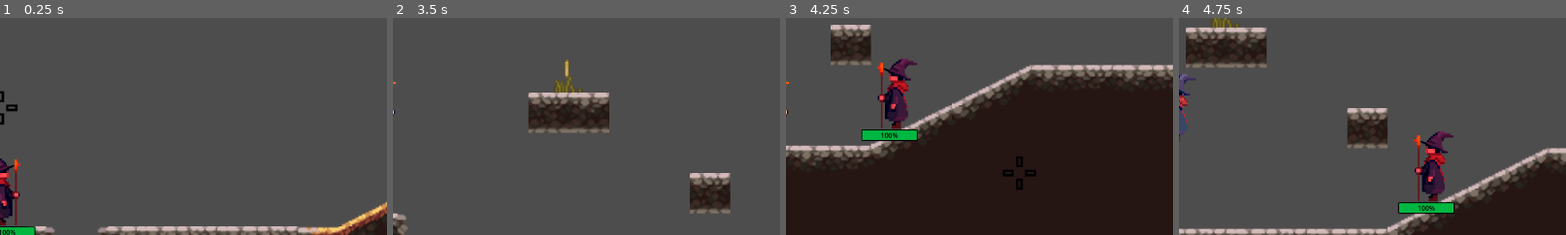
Above: before the commit, frames 1-4 (left to right).
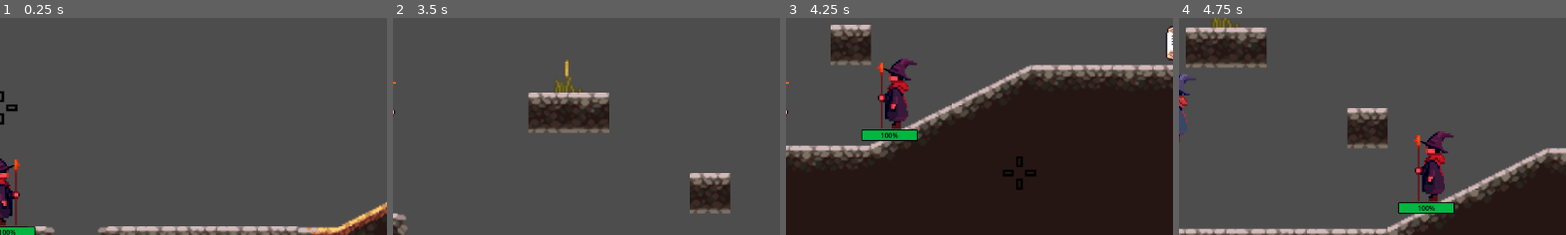
Above: after the commit, the same moments.

Repository: KyattPL/krolestwo-chorona
Game: Godot game, scene res://Scenes/Level1/level_1.tscn
Same seed, same stepped clock (60 frames per second), same inputs: the game is played once before the commit and once after it.
Inputs (mouse positions are % of the whole screen's width and height, from its top left):
- Up to frame 1 (0.25 s): no input
- Up to frame 2 (3.5 s): move the mouse to (72, 45) at 0.52 s; hold Right (move_right) 0.53-2.03 s; tap E (interact, bound only after the commit) at 0.6, 1.35, 2.3, 3.05 s; tap Space (jump) at 0.77, 1.52, 3.02 s; move the mouse to (30, 55) at 1.27 s; move the mouse to (60, 28) at 2.02 s; hold Left (move_left) 2.03-2.78 s; tap 4 (select_earth) at 2.1 s; move the mouse to (45, 70) at 2.77 s; hold Right (move_right) from 2.78 s (still down); tap 1 (select_fire) at 2.85 s
- Up to frame 3 (4.25 s): keep holding Right (move_right); move the mouse to (80, 65) at 3.52 s; tap 3 (select_lightning) at 3.6 s; tap Space (jump) at 3.77 s; tap E (interact, bound only after the commit) at 3.8 s
- Up to frame 4 (4.75 s): move the mouse to (20, 35) at 4.27 s; release Right (move_right) at 4.28 s; hold Left (move_left) from 4.28 s (still down); tap 2 (select_water) at 4.35 s; tap Space (jump) at 4.52 s; tap E (interact, bound only after the commit) at 4.55 s
The pictures show only the part of the screen within x 50-100%, y 30-80%; the shares and areas given below are measured in that part.

Frames 1-2 are identical in both runs. In frame 3, 0.3% of the frame differs, in the area x 97-100%, y 3-20%; in frame 4, nothing differs.

Commit message:
Kinda implemented lore scrolls

Diff:
--- a/Scenes/Level1/level_1.tscn
+++ b/Scenes/Level1/level_1.tscn
@@ -6,6 +6,7 @@
 [ext_resource type="Texture2D" uid="uid://da626s1qxv6io" path="res://Assets/tiles/village_props/TX Village Props.png" id="4_d8fth"]
 [ext_resource type="Texture2D" uid="uid://duy7sp4rwrct1" path="res://Assets/tiles/oak_wood/shop.png" id="4_kj54b"]
 [ext_resource type="PackedScene" uid="uid://cdni5b3n7ui7n" path="res://Scenes/Enemy/enemy.tscn" id="6_0uk0x"]
+[ext_resource type="PackedScene" uid="uid://ct6d68mkwg2bq" path="res://Scenes/Scroll/scroll.tscn" id="7_uc64q"]
 
 [sub_resource type="TileSetAtlasSource" id="TileSetAtlasSource_8fxjx"]
 texture = ExtResource("1_5s8ed")
@@ -1524,3 +1525,7 @@
 [node name="Node" type="Node" parent="."]
 
 [node name="Node2" type="Node" parent="."]
+
+[node name="Scroll" parent="." instance=ExtResource("7_uc64q")]
+position = Vector2(-728, 347)
+scale = Vector2(0.0799975, 0.0799975)
--- /dev/null
+++ b/Scenes/Scroll/scroll.gd
@@ -0,0 +1,18 @@
+extends Node2D
+
+var isPlayerOn: bool = false
+
+func _process(delta):
+	if Input.is_action_just_pressed("interact") and isPlayerOn:
+		$Scrollbox.visible = true
+		get_tree().paused = true
+
+func _on_area_2d_body_entered(body: Node2D):
+	if is_instance_of(body, CharacterBody2D):
+		$ActionTooltip.visible = true
+		isPlayerOn = true
+
+func _on_area_2d_body_exited(body: Node2D):
+	if is_instance_of(body, CharacterBody2D):
+		$ActionTooltip.visible = false
+		isPlayerOn = false
--- a/Scenes/Scroll/scroll.tscn
+++ b/Scenes/Scroll/scroll.tscn
@@ -1,11 +1,21 @@
-[gd_scene load_steps=3 format=3 uid="uid://ct6d68mkwg2bq"]
+[gd_scene load_steps=6 format=3 uid="uid://ct6d68mkwg2bq"]
 
+[ext_resource type="Script" path="res://Scenes/Scroll/scroll.gd" id="1_cjexl"]
 [ext_resource type="Texture2D" uid="uid://cv0cllvoshxfm" path="res://Assets/scroll/scroll.png" id="1_qbhmo"]
+[ext_resource type="PackedScene" uid="uid://7l1x2iutuecr" path="res://Scenes/UI/ActionTooltip/action_tooltip.tscn" id="2_wcngb"]
+[ext_resource type="PackedScene" uid="uid://dg3xujmupdwcp" path="res://Scenes/ScrollBox/scrollbox.tscn" id="3_nh8nt"]
 
 [sub_resource type="RectangleShape2D" id="RectangleShape2D_kr4ur"]
 size = Vector2(640, 476)
 
 [node name="Scroll" type="Node2D"]
+scale = Vector2(0.4, 0.4)
+script = ExtResource("1_cjexl")
+
+[node name="ActionTooltip" parent="." instance=ExtResource("2_wcngb")]
+visible = false
+
+[node name="Scrollbox" parent="." instance=ExtResource("3_nh8nt")]
 
 [node name="Sprite2D" type="Sprite2D" parent="."]
 texture = ExtResource("1_qbhmo")
@@ -15,3 +25,6 @@
 [node name="CollisionShape2D" type="CollisionShape2D" parent="Area2D"]
 position = Vector2(0, -1)
 shape = SubResource("RectangleShape2D_kr4ur")
+
+[connection signal="body_entered" from="Area2D" to="." method="_on_area_2d_body_entered"]
+[connection signal="body_exited" from="Area2D" to="." method="_on_area_2d_body_exited"]
--- /dev/null
+++ b/Scenes/ScrollBox/scrollbox.gd
@@ -0,0 +1,5 @@
+extends CanvasLayer
+
+func _on_button_pressed():
+	get_tree().paused = false
+	visible = false
--- /dev/null
+++ b/Scenes/ScrollBox/scrollbox.tscn
@@ -0,0 +1,67 @@
+[gd_scene load_steps=6 format=3 uid="uid://dg3xujmupdwcp"]
+
+[ext_resource type="Texture2D" uid="uid://by7j14poy0nfe" path="res://Assets/text_box/text_box_bg.png" id="1_cneab"]
+[ext_resource type="Script" path="res://Scenes/ScrollBox/scrollbox.gd" id="1_lxi58"]
+[ext_resource type="FontFile" uid="uid://dabu02j6atprm" path="res://Assets/fonts/MinimalPixel v2.ttf" id="2_txnbp"]
+[ext_resource type="Texture2D" uid="uid://p32xqg05l07s" path="res://Assets/button/button_bg.png" id="3_6qgvf"]
+
+[sub_resource type="StyleBoxTexture" id="StyleBoxTexture_x75pt"]
+texture = ExtResource("3_6qgvf")
+
+[node name="Scrollbox" type="CanvasLayer"]
+process_mode = 2
+visible = false
+script = ExtResource("1_lxi58")
+
+[node name="MarginContainer2" type="MarginContainer" parent="."]
+z_index = 1
+anchors_preset = 7
+anchor_left = 0.5
+anchor_top = 1.0
+anchor_right = 0.5
+anchor_bottom = 1.0
+offset_left = -64.0
+offset_top = -64.0
+offset_right = 64.0
+grow_horizontal = 2
+grow_vertical = 0
+
+[node name="Button" type="Button" parent="MarginContainer2"]
+layout_mode = 2
+theme_override_fonts/font = ExtResource("2_txnbp")
+theme_override_font_sizes/font_size = 32
+theme_override_styles/normal = SubResource("StyleBoxTexture_x75pt")
+text = "OK"
+
+[node name="MarginContainer" type="MarginContainer" parent="."]
+anchors_preset = 8
+anchor_left = 0.5
+anchor_top = 0.5
+anchor_right = 0.5
+anchor_bottom = 0.5
+offset_left = -240.0
+offset_top = -300.0
+offset_right = 240.0
+offset_bottom = 300.0
+grow_horizontal = 2
+grow_vertical = 2
+
+[node name="TextureRect" type="TextureRect" parent="MarginContainer"]
+layout_mode = 2
+texture = ExtResource("1_cneab")
+
+[node name="MarginContainer" type="MarginContainer" parent="MarginContainer"]
+layout_mode = 2
+theme_override_constants/margin_left = 40
+theme_override_constants/margin_top = 40
+theme_override_constants/margin_right = 40
+theme_override_constants/margin_bottom = 50
+
+[node name="RichTextLabel" type="RichTextLabel" parent="MarginContainer/MarginContainer"]
+layout_mode = 2
+theme_override_colors/default_color = Color(0, 0, 0, 1)
+theme_override_fonts/normal_font = ExtResource("2_txnbp")
+theme_override_font_sizes/normal_font_size = 24
+text = "fioemr mfiem feom aifeb iabfb ae ab uieb fioemr mfiem feom aifeb iabfb ae ab uieb fioemr mfiem feom aifeb iabfb ae ab uieb fioemr mfiem feom aifeb iabfb ae ab uieb fioemr mfiem feom aifeb iabfb ae ab uieb fioemr mfiem feom aifeb iabfb ae ab uieb fioemr mfiem feom aifeb iabfb ae ab uieb fioemr mfiem feom aifeb iabfb ae ab uieb fioemr mfiem feom aifeb iabfb ae ab uieb fioemr mfiem feom aifeb iabfb ae ab uieb fioemr mfiem feom aifeb iabfb ae ab uieb fioemr mfiem feom aifeb iabfb ae ab uieb fioemr mfiem feom aifeb iabfb ae ab uieb fioemr mfiem feom aifeb iabfb ae ab uieb fioemr mfiem feom aifeb iabfb ae ab uieb fioemr mfiem feom aifeb iabfb ae ab uieb "
+
+[connection signal="pressed" from="MarginContainer2/Button" to="." method="_on_button_pressed"]
--- a/Scenes/UI/ActionTooltip/action_tooltip.tscn
+++ b/Scenes/UI/ActionTooltip/action_tooltip.tscn
@@ -35,4 +35,4 @@
 theme_override_fonts/normal_font = ExtResource("2_tugim")
 theme_override_font_sizes/normal_font_size = 32
 bbcode_enabled = true
-text = "[center]E[/center] / X"
+text = "[center]E[/center]"
--- a/project.godot
+++ b/project.godot
@@ -39,7 +39,8 @@
 }
 interact={
 "deadzone": 0.5,
-"events": []
+"events": [Object(InputEventKey,"resource_local_to_scene":false,"resource_name":"","device":-1,"window_id":0,"alt_pressed":false,"shift_pressed":false,"ctrl_pressed":false,"meta_pressed":false,"pressed":false,"keycode":0,"physical_keycode":69,"key_label":0,"unicode":101,"echo":false,"script":null)
+]
 }
 shoot={
 "deadzone": 0.5,
Not shown: 1 places in Scenes/Level1/level_1.tscn that only renumber resources
